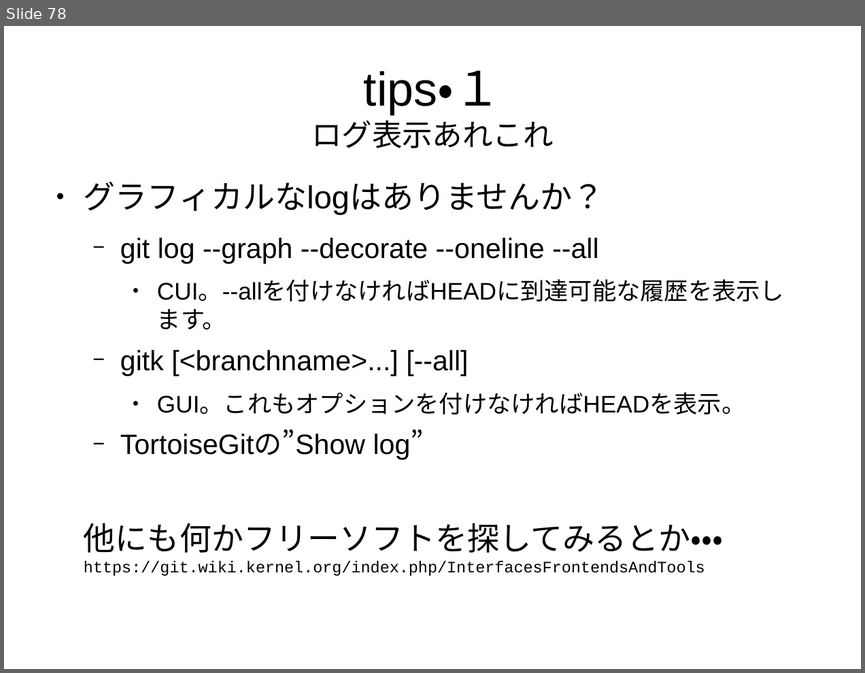
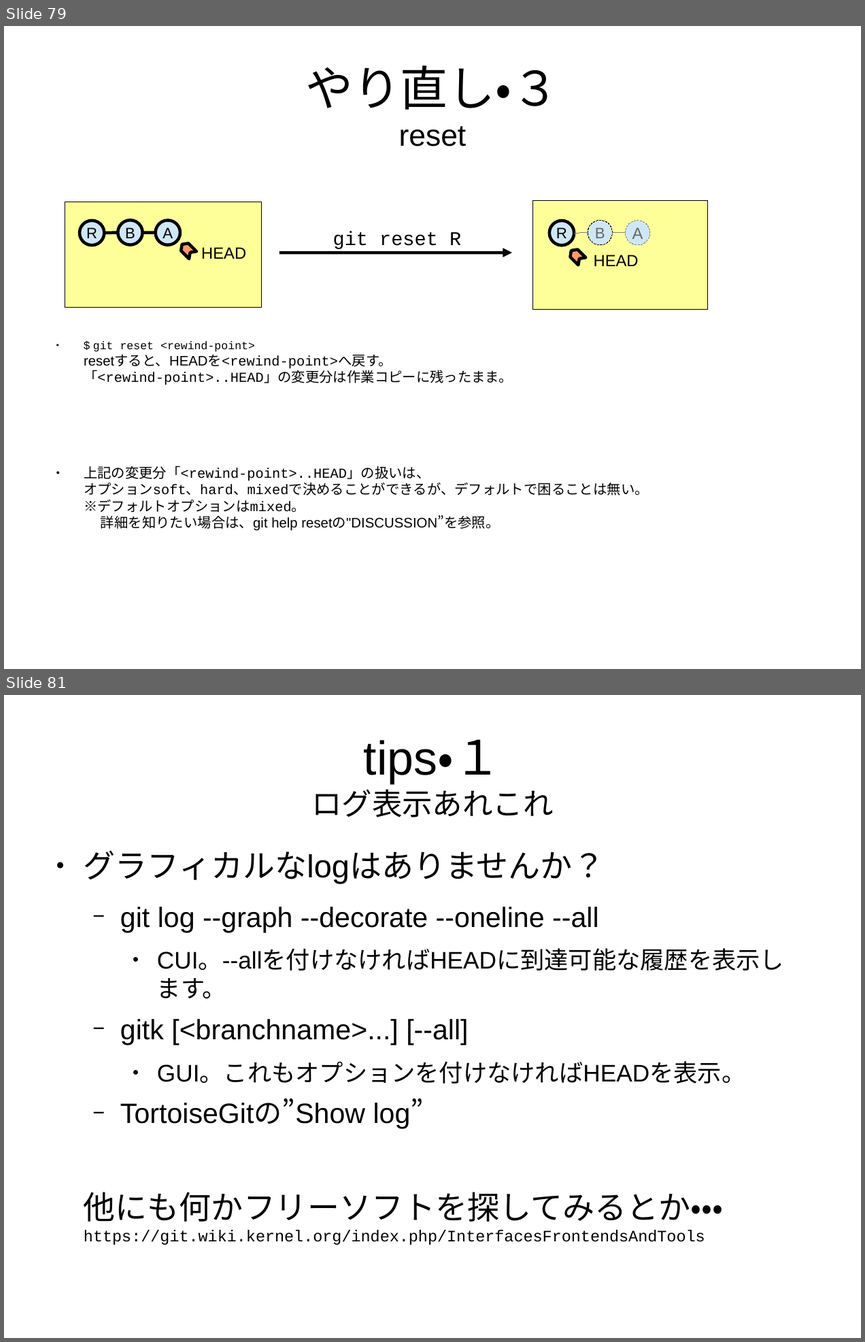
Before and after one commit to pneu/how_to_git, a slide deck: how_to_git.odp. Shown one above the other, each under a label of ours: slide 78 before the commit, slides 79 and 81 after it; the slides between them are not shown. The pictures are 865x673 and 865x1342 pixels, drawn with LibreOffice and Linux fonts; fonts in the diff are those of the drawing. Boxes give left, top, right and bottom in pixels: in the first picture for what was removed or moved away, otherwise in the second. Text is boxed around its words. In the diff, an @@ line names an element or a change of style, - is before the commit and + after.

```diff
--- a/how_to_git.odp
+++ b/how_to_git.odp
@@ slide 79 added at box(4, 26, 861, 669), background #FFFFFF @@
@@ title added at box(305, 65, 559, 146), 44 pt, text #000000 @@
+やり直し・３
+reset
@@ rectangle added at box(65, 201, 262, 308), fill #FFFF99, outline #000000 0 pt @@
@@ rectangle added at box(532, 200, 708, 309), fill #FFFF99, outline #000000 0 pt @@
@@ ellipse added at box(79, 220, 104, 245), fill #CFE7F5, outline #000000 2.83 pt, 14 pt, text #000000 @@
+R
@@ ellipse added at box(118, 220, 143, 245), fill #CFE7F5, outline #000000 2.83 pt, 14 pt, text #000000 @@
+B
@@ ellipse added at box(156, 220, 181, 245), fill #CFE7F5, outline #000000 2.83 pt, 14 pt, text #000000 @@
+A
@@ ellipse added at box(550, 220, 575, 245), fill #CFE7F5, outline #000000 2.83 pt, 14 pt, text #000000 @@
+R
@@ ellipse added at box(588, 220, 613, 245), fill #CFE7F5, outline #000000 0 pt, 14 pt, text #666666 @@
+B
@@ ellipse added at box(626, 220, 650, 245), fill #CFE7F5, outline #808080 0 pt, 15 pt, text #666666 @@
+A
@@ line added from (104, 233) to (118, 233), #000000 2.83 pt @@
@@ line added from (143, 233) to (156, 233), #000000 2.83 pt @@
@@ freeform shape added at box(178, 241, 197, 259), fill #FF9966, outline #000000 2.83 pt @@
@@ text added at box(201, 247, 246, 259), 15 pt, text #000000 @@
+HEAD
@@ text added at box(333, 231, 461, 249), 18 pt, text #000000 @@
+git reset R
@@ freeform shape added at box(568, 247, 586, 265), fill #FF9966, outline #000000 2.83 pt @@
@@ line added from (574, 233) to (588, 233), #808080 0 pt @@
@@ line added from (613, 233) to (626, 233), #808080 0 pt @@
@@ arrow added from (279, 252) to (513, 252), #000000 2.83 pt @@
@@ text added at box(594, 254, 638, 266), 15 pt, text #000000 @@
+HEAD
@@ text added at box(84, 341, 649, 531), 12.8 pt, text #000000 @@
+● $ git reset <rewind-point>
+  resetすると、HEADを<rewind-point>へ戻す。
+  「<rewind-point>..HEAD」の変更分は作業コピーに残ったまま。
+● 上記の変更分「<rewind-point>..HEAD」の扱いは、
+  オプションsoft、hard、mixedで決めることができるが、デフォルトで困ることは無い。
+  ※デフォルトオプションはmixed。
+  詳細を知りたい場合は、git help resetの"DISCUSSION”を参照。
@@ what was slide 78 is now slide 81 @@
```
Also in this commit, not shown: 6 slides changed, 3 other slides added, 2 slides removed.
